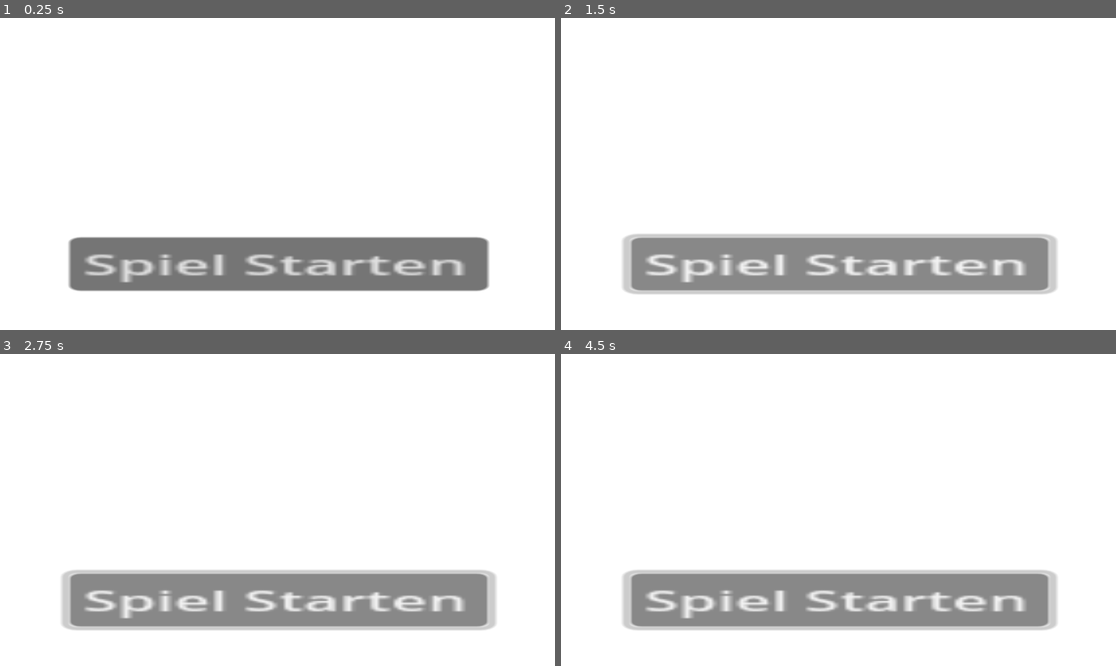
Above: before the commit, frames 1-4 (two rows, left to right).
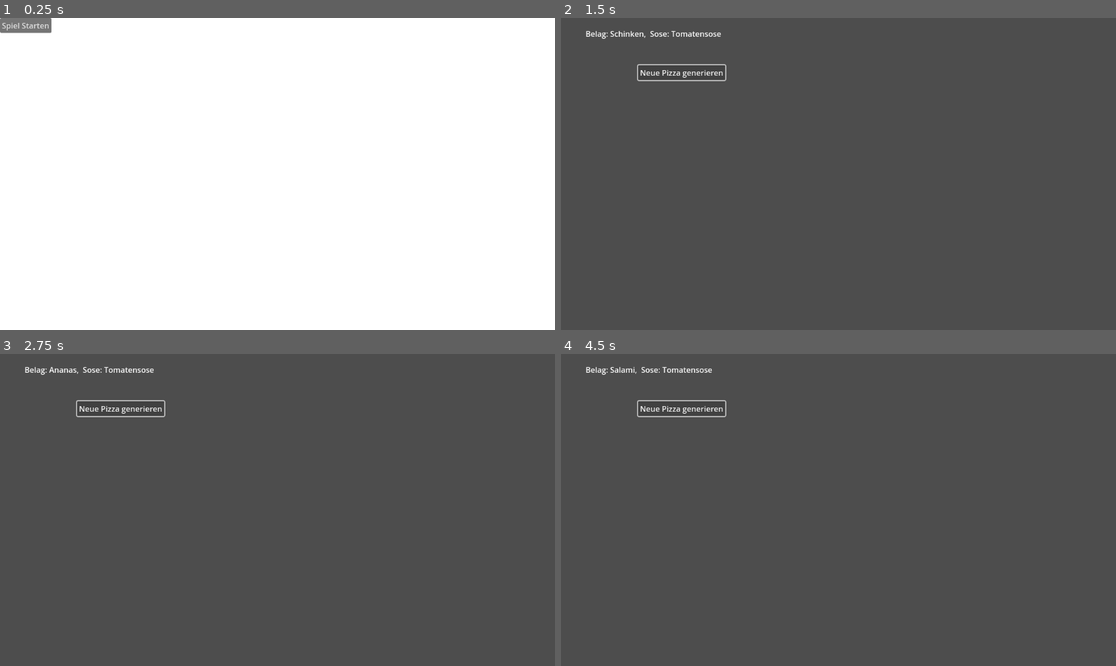
Above: after the commit, the same moments.

Repository: frndotmsn/pizzakatze
Game: Godot game, scene res://start.tscn
Two runs of this game, one before a commit and one after it. Both use one fixed random seed, a clock stepped at 60 frames per second and the inputs below. This scene is started directly instead of the project's main scene.
Inputs:
- Up to frame 1 (0.25 s): no input
- Up to frame 2 (1.5 s): click "Spiel Starten" at 0.5 s; click "Spiel Starten" (after the commit: "Neue Pizza generieren") at 1.25 s
- Up to frame 3 (2.75 s): click "Spiel Starten" (after the commit: "Neue Pizza generieren") at 2 s
- Up to frame 4 (4.5 s): click "Spiel Starten" (after the commit: "Neue Pizza generieren") at 2.75 s; tap Enter at 3.5 s; tap Space at 4.25 s

The runs differ from the first frame. In frame 1, 14% of the frame differs, in the area x 0-89%, y 0-88%; in frame 2, 100%, in the area x 0-100%, y 0-100%; in frame 3, 100%; in frame 4, 100%.

Commit message:
initial commit! johann hat angefangen

Diff:
--- a/Node2D.gd
+++ b/Node2D.gd
@@ -3,14 +3,11 @@
 
 # Called when the node enters the scene tree for the first time.
 func _ready():
-	pass # Replace with function body.
-
+	pass
 
 # Called every frame. 'delta' is the elapsed time since the previous frame.
 func _process(delta):
 	pass
 
-var andereSzene = preload("res://node_2d.tscn")
-
 func ändereScene():
-	get_tree().root.add_child(andereSzene.instantiate())
+	get_tree().change_scene_to_file("res://node_2d.tscn")
--- a/start.tscn
+++ b/start.tscn
@@ -10,11 +10,9 @@
 offset_bottom = 40.0
 scale = Vector2(28.8537, 16.2752)
 
-[node name="Button" type="Button" parent="ColorRect"]
-layout_mode = 0
-offset_left = 5.16399
-offset_top = 27.9566
-offset_right = 112.164
-offset_bottom = 58.9566
-scale = Vector2(0.281426, 0.219629)
+[node name="Button" type="Button" parent="."]
+offset_right = 8.0
+offset_bottom = 8.0
 text = "Spiel Starten"
+
+[connection signal="pressed" from="Button" to="." method="ändereScene"]
